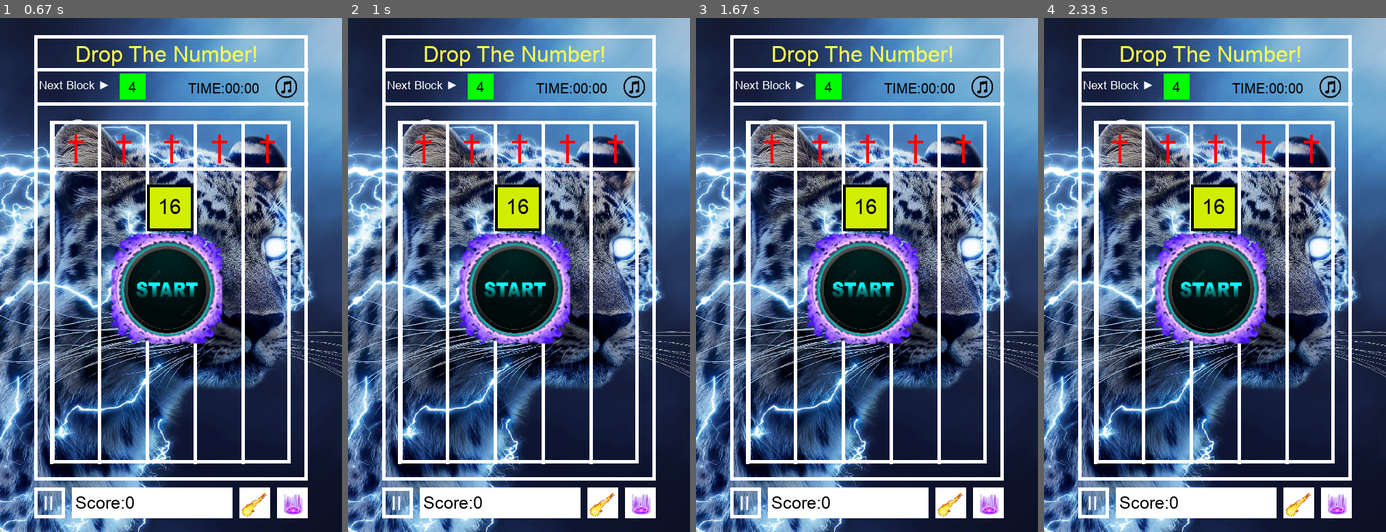
Above: before the commit, frames 1-4 (left to right).
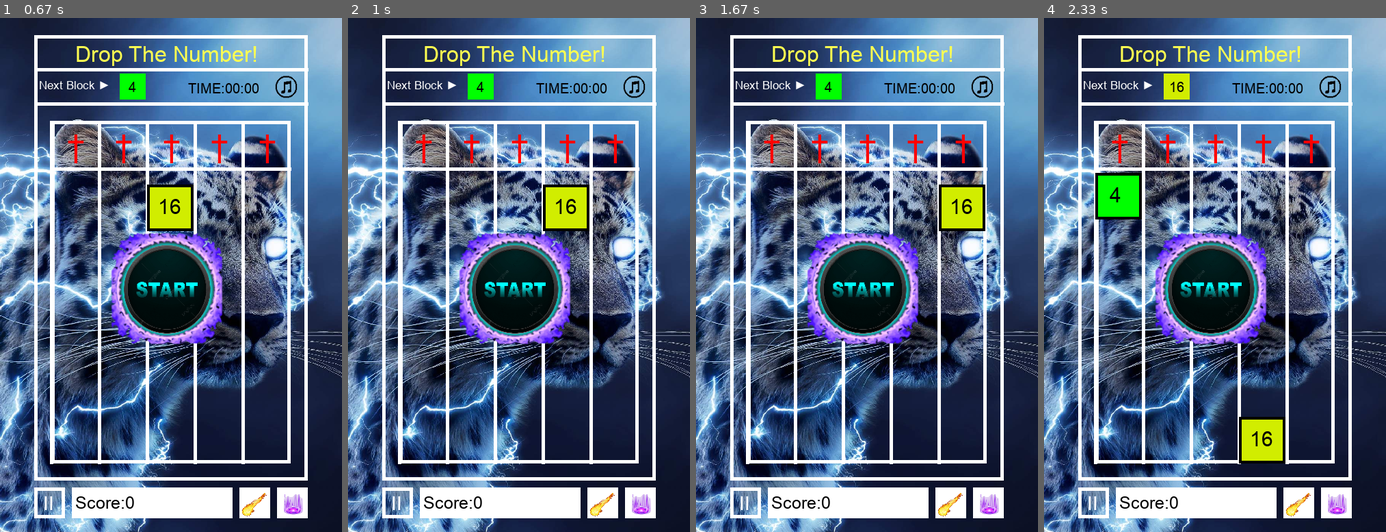
Above: after the commit, the same moments.

Repository: Allen-wa-ng/09170134githw1
Game: pygame game, started from game.py
Same seed, same stepped clock (60 frames per second), same inputs: the game is played once before the commit and once after it.
Inputs:
- Up to frame 1 (0.67 s): tap Enter at 0.33 s
- Up to frame 2 (1 s): hold Right from 0.67 s (still down)
- Up to frame 3 (1.67 s): release Right at 1.13 s; hold Right 1.17-1.63 s
- Up to frame 4 (2.33 s): hold Left 1.67-2.2 s; hold Down from 2.23 s (still down)

Frame 1 is identical in both runs. In frame 2, 2.5% of the frame differs, in the area x 43-71%, y 32-42%; in frame 3, 2.5%; in frame 4, 4.1%, in the area x 15-71%, y 10-87%.

Commit message:
add keyboard mode

Diff:
--- a/game.py
+++ b/game.py
@@ -591,6 +591,7 @@
     else:
         image = pygame.image.load("fire-4.png")
         screen.blit(image, (343, 678))
+
     if cool_down_vert<5 and cool_down_vert != 0:
         pygame.draw.rect(screen, black, (403,685,45,45), 5)
         drawText('X','arial.ttf',60,black,(405,675))
@@ -684,6 +685,16 @@
             quit()
         # Keyboard event
         if event.type==pygame.KEYDOWN:
+            if event.key==pygame.K_LEFT:
+                if track<5 and track>0:
+                    track-=1
+                    x_axis-=70
+            if event.key==pygame.K_RIGHT:
+                if track<4:
+                    track+=1
+                    x_axis+=70
+            if event.key==pygame.K_DOWN:
+                blockAppend()
             if event.key==pygame.K_SPACE:
                 tryToPause()
             if event.key==pygame.K_RETURN:
